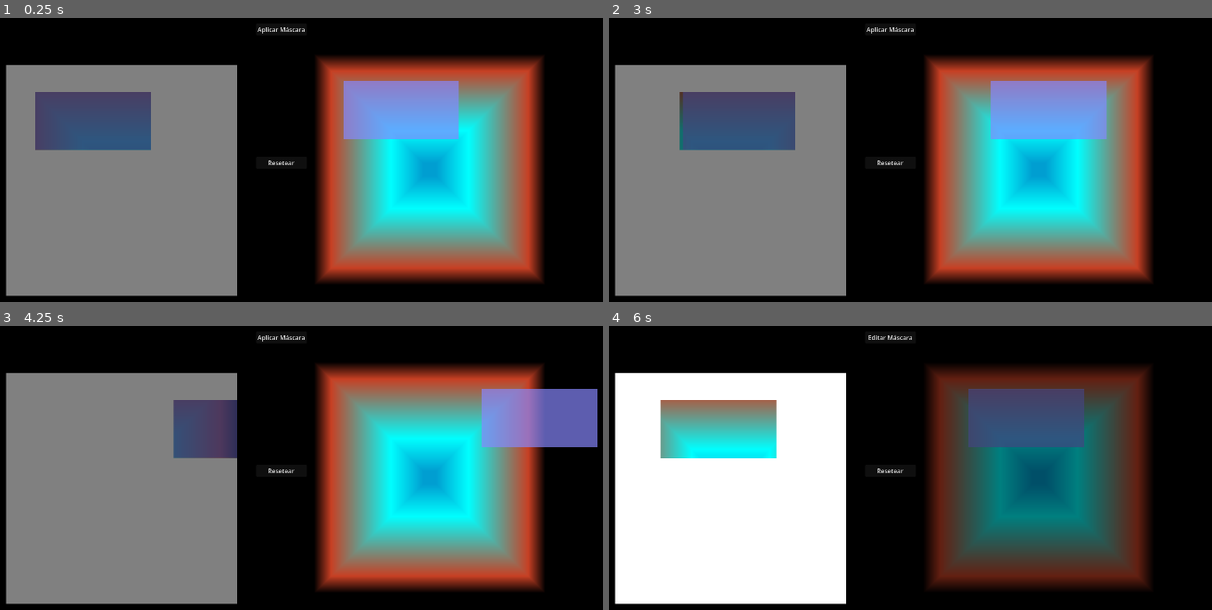
Above: before the commit, frames 1-4 (two rows, left to right).
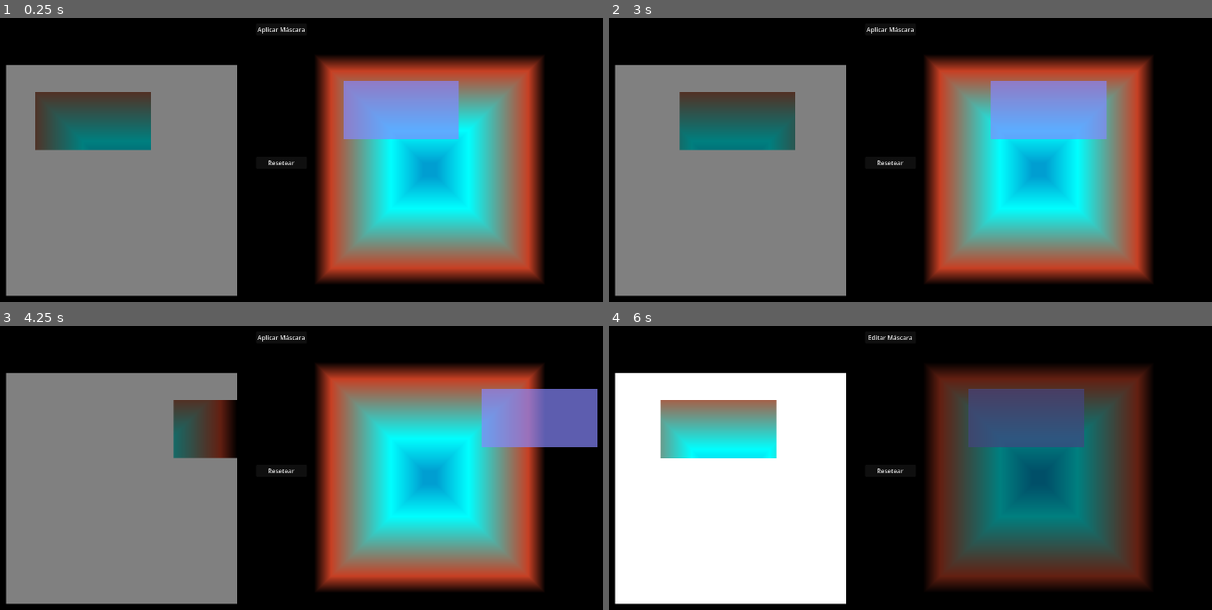
Above: after the commit, the same moments.

Repository: JuanFdS/ggj2026
Game: Godot game, scene res://screens/game_scenes/template_level/template_level.tscn
Same seed, same stepped clock (60 frames per second), same inputs: the game is played once before the commit and once after it.
Inputs (mouse positions are in pixels of both pictures, inside the frame that each line leads up to):
- Up to frame 1 (0.25 s): no input
- Up to frame 2 (3 s): click "Aplicar Máscara" at 0.5 s; click "Editar Máscara" at 1.25 s; click "Resetear" at 2 s; tap Enter (ui_accept) at 2.75 s; move the mouse to (1085, 128) at 2.77 s; hold Right (ui_right) from 2.78 s (still down); click (1085, 128) at 2.85 s
- Up to frame 3 (4.25 s): tap Enter (ui_accept) at 3.02 s; release Right (ui_right) at 3.5 s; drag from (168, 479) to (536, 416) at 3.52 s
- Up to frame 4 (6 s): tap Enter (ui_accept) at 4.25, 5.75 s; move the mouse to (1000, 365) at 4.27 s; hold Left (ui_left) 4.28-5 s; tap 1 at 4.35 s; drag from (886, 541) to (1013, 416) at 5.02 s; move the mouse to (1145, 521) at 5.77 s; hold Right (ui_right) from 5.78 s (still down); tap M (toggle_mask) at 5.85 s

The runs differ from the first frame. In frame 1, 3.9% of the frame differs, in the area x 5-26%, y 26-47%; in frame 2, 3.8%; in frame 3, 2.1%; in frame 4, nothing differs.

Commit message:
No mostrar resaltado azul en la vista previa

Diff:
--- a/screens/game_scenes/template_level/template_level.tscn
+++ b/screens/game_scenes/template_level/template_level.tscn
@@ -255,6 +255,7 @@
 metadata/_edit_lock_ = true
 
 [node name="Sprite2D" type="Sprite2D" parent="Mask/MaskSelection" unique_id=26579043]
+visibility_layer = 2
 texture = SubResource("GradientTexture2D_dg2up")
 metadata/_edit_lock_ = true
 
@@ -287,6 +288,7 @@
 unique_name_in_owner = true
 transparent_bg = true
 handle_input_locally = false
+canvas_cull_mask = 4293918721
 size = Vector2i(600, 600)
 render_target_update_mode = 4
 script = ExtResource("8_cubxh")
@@ -296,7 +298,6 @@
 rotation = 0.2617994
 offset = Vector2(955.00006, 289.99997)
 anchor_mode = 0
-process_callback = 0
 metadata/_edit_lock_ = true
 
 [node name="CanvasLayer2" type="CanvasLayer" parent="." unique_id=349716207]
@@ -324,7 +325,6 @@
 unique_name_in_owner = true
 offset = Vector2(157, 318)
 anchor_mode = 0
-process_callback = 0
 metadata/_edit_lock_ = true
 
 [node name="ganaste" type="RichTextLabel" parent="." unique_id=214663392]
Not shown: 1 places in screens/game_scenes/template_level/template_level.tscn that only renumber resources
